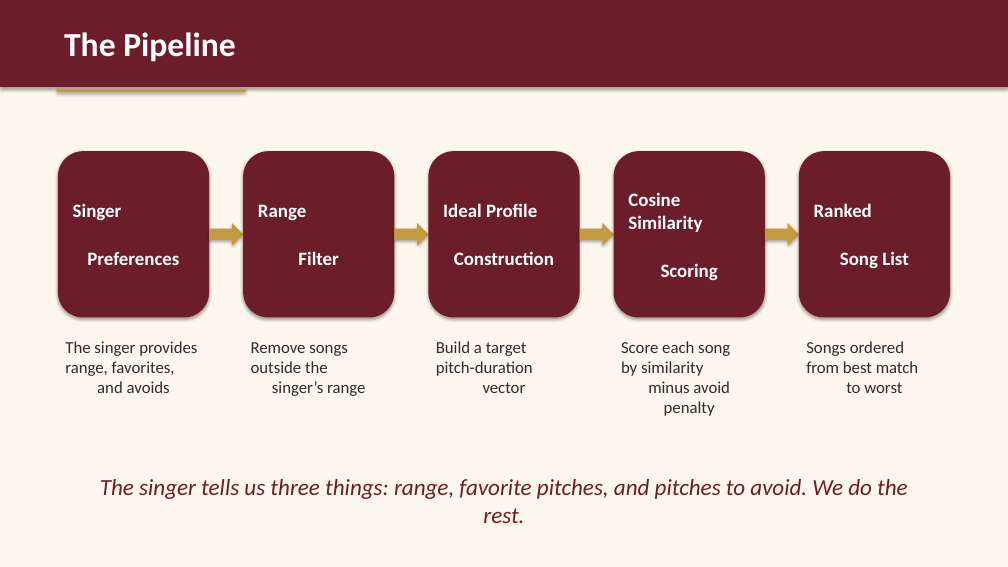
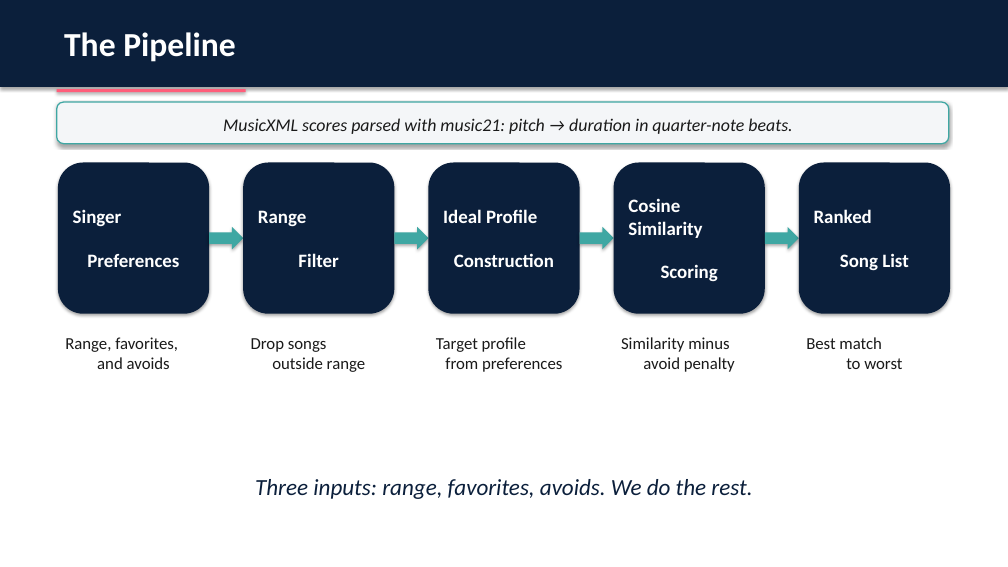
Before and after one commit to mad1rose/tessituragram_vocal_repertoire_recommendations, a slide deck: slide 6 of CADSCOM_PRESENTATION/CADSCOM_2026_Presentation.pptx. Drawn at 1008x567 pixels with LibreOffice and Linux fonts; fonts in the diff are those of the drawing. Boxes give left, top, right and bottom in pixels: in the first picture for what was removed or moved away, otherwise in the second. Text is boxed around its words. In the diff, an @@ line names an element or a change of style, - is before the commit and + after.

Commit message:
more presentation work

```diff
--- a/CADSCOM_PRESENTATION/CADSCOM_2026_Presentation.pptx
+++ b/CADSCOM_PRESENTATION/CADSCOM_2026_Presentation.pptx
@@ background #FDF6EC to #FFFFFF @@
@@ rectangle at (0, 0, 1008, 87): fill #6B1D2A to #0B1F3B @@
@@ rectangle at (57, 89, 246, 92): fill #C59B3F to #FF5D7A @@
@@ rounded rectangle added at (57, 102, 949, 144), fill #F4F6F8, outline #3FA7A3 1.2 pt, 17 pt, text #1A1A1A, italic @@
+MusicXML scores parsed with music21: pitch → duration in quarter-note beats.
@@ rounded rectangle "Singer Preferences": place and size @@
-rounded rectangle "Singer Preferences" at (58, 151, 209, 318)
+rounded rectangle "Singer Preferences" at (58, 163, 209, 314)
@@ rounded rectangle "Range Filter": place and size @@
-rounded rectangle "Range Filter" at (243, 151, 395, 318)
+rounded rectangle "Range Filter" at (243, 163, 395, 314)
@@ rounded rectangle "Ideal Profile Construction": place and size @@
-rounded rectangle "Ideal Profile Construction" at (429, 151, 580, 318)
+rounded rectangle "Ideal Profile Construction" at (429, 163, 580, 314)
@@ rounded rectangle "Cosine Similarity Scoring": place and size @@
-rounded rectangle "Cosine Similarity Scoring" at (614, 151, 765, 318)
+rounded rectangle "Cosine Similarity Scoring" at (614, 163, 765, 314)
@@ less space between paragraphs; fill #6B1D2A to #0B1F3B in 5 elements at (58, 163, 209, 314), (243, 163, 395, 314), (429, 163, 580, 314), (614, 163, 765, 314), (799, 163, 951, 314) @@
@@ rounded rectangle "Ranked Song List": place and size @@
-rounded rectangle "Ranked Song List" at (799, 151, 951, 318)
+rounded rectangle "Ranked Song List" at (799, 163, 951, 314)
@@ 4 right arrows: place and size @@
-4 right arrows at (209, 223, 799, 246)
+4 right arrows at (209, 227, 799, 250)
@@ fill #C59B3F to #3FA7A3 in 4 elements at (209, 227, 243, 250), (395, 227, 429, 250), (580, 227, 614, 250), (765, 227, 799, 250) @@
@@ text at (65, 337, 178, 369): text changed; text colour #2D2D2D to #1A1A1A @@
-The singer provides
-range, favorites,
-and avoids
+Range, favorites,
+and avoids
@@ text at (251, 338, 365, 372): text changed; text colour #2D2D2D to #1A1A1A @@
-Remove songs
-outside the
-singer’s range
+Drop songs
+outside range
@@ text at (436, 337, 562, 372): text changed; text colour #2D2D2D to #1A1A1A @@
-Build a target
-pitch-duration
-vector
+Target profile
+from preferences
@@ text at (621, 337, 735, 372): text changed; text colour #2D2D2D to #1A1A1A @@
-Score each song
-by similarity
-minus avoid penalty
+Similarity minus
+avoid penalty
@@ text at (806, 337, 902, 369): text changed; text colour #2D2D2D to #1A1A1A @@
-Songs ordered
-from best match
-to worst
+Best match
+to worst
@@ text at (255, 479, 752, 499): text changed; text colour #6B1D2A to #0B1F3B @@
-The singer tells us three things: range, favorite pitches, and pitches to avoid. We do the rest.
+Three inputs: range, favorites, avoids. We do the rest.
```
Also in this commit, not shown: 12 other slides changed, 3 slides added, 3 slides removed, 4 other files.
